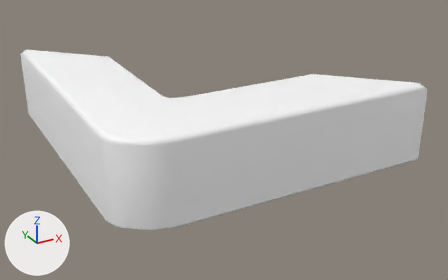
The FBX model Assets/Models/Temple_Wall_01/Temple_Wall_L-Shape_01.fbx, before and after one commit.
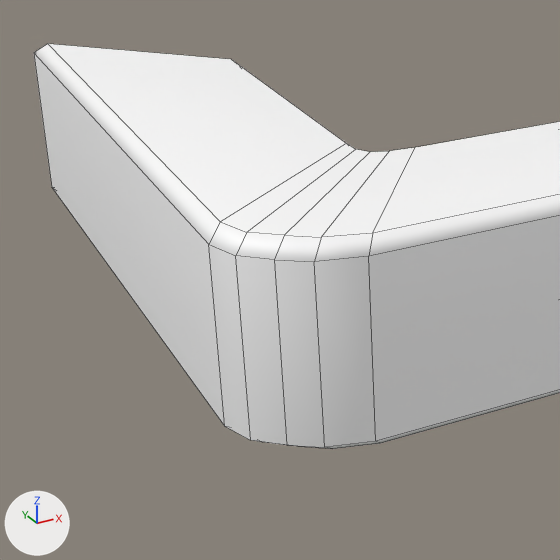
Each version is shown whole from a 50 mm camera at (-0.0577, -0.0645, 0.0396) aimed at (-0.0151, 0.0131, 0.0008), then close up on the part from 1% to 57% of the width and 11% to 100% of the height. Arrows for +X, +Y and +Z are at lower left; the lights stay in place. The close-ups show mesh edges as thin lines. Where no turn or scale is listed for an object, it has been applied to the vertices.

Names of what the first close-up shows: 'Wall_L_Shape'.
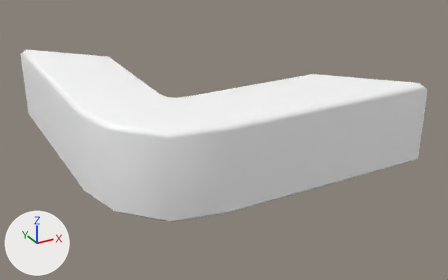
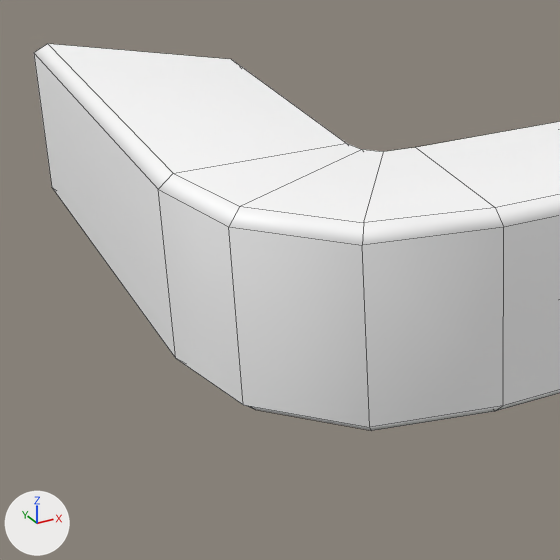
The newer file is also turned or shifted as a whole; pictures and numbers use the older file's frame.

Boxes (x1, y1, x2, y2) around the edits, measured in the close-ups (560 x 560 px):
'Wall_L_Shape', reshaped: before (34, 44, 560, 449); after (34, 44, 560, 431)

The change, as a diff of the scene's bpy script:
```diff
--- a/Assets/Models/Temple_Wall_01/Temple_Wall_L-Shape_01.fbx.py
+++ b/Assets/Models/Temple_Wall_01/Temple_Wall_L-Shape_01.fbx.py
@@ me_mesh @@
 # used by ob_wall_l_shape; location = (0.0, 0.0, 0.0)
-me_mesh.from_pydata(...)  # 56 vertices, 54 faces; spans x -0.0391..0.0065, y -0.0064..0.0392, z 0.0..0.0122
+me_mesh.from_pydata(...)  # 48 vertices, 40 faces; spans x -0.0391..0.0065, y -0.0064..0.0392, z 0.0..0.0122
+# me_mesh part 1
+# 8 vertices are removed from x -0.0369..-0.0265, y -0.0046..0.0061, z 0.0..0.0122
+# 22 faces are deleted
+# 24 vertices move from x -0.0391..-0.0255, y -0.0064..0.0069, z 0.0..0.0122 to x -0.0391..-0.025, y -0.0064..0.0076, z 0.0..0.0122
+# 8 new faces join them
 me_mesh.materials.append(mat_lambert1)
```
